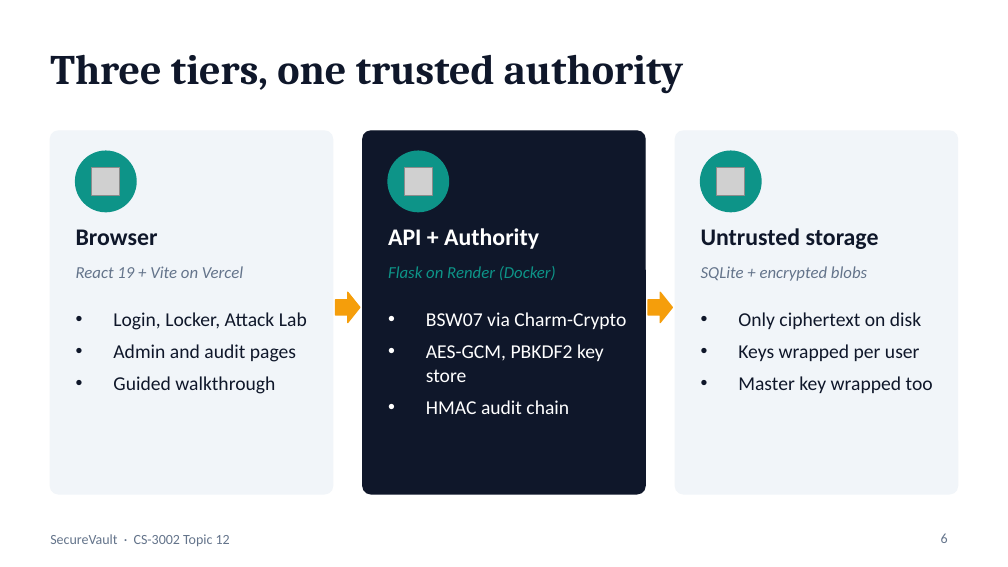
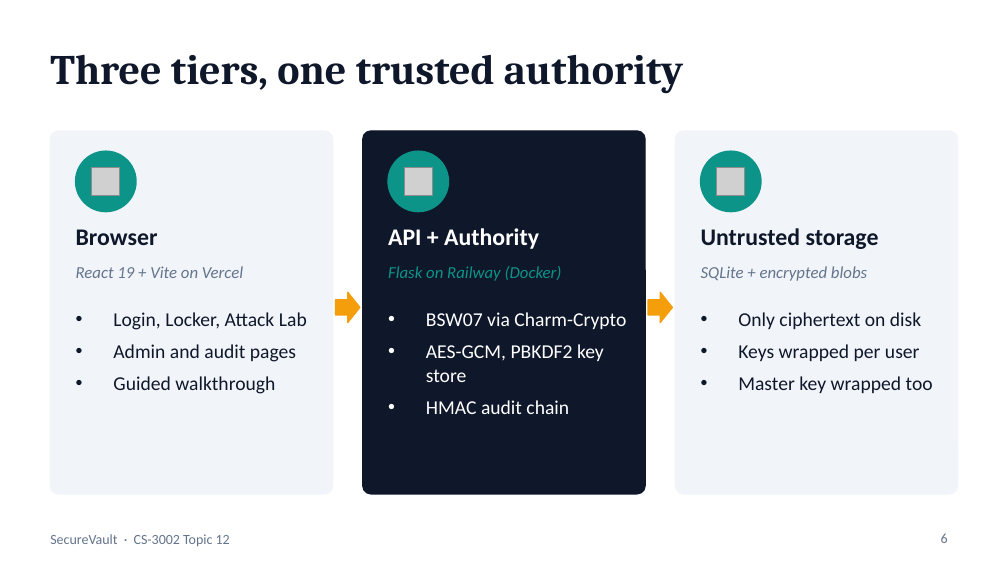
Before and after one commit to i242034-star/securevault, a slide deck: slide 6 of documentation_deliverables/SecureVault_Presentation.pptx. Drawn at 1008x567 pixels with LibreOffice and Linux fonts; fonts in the diff are those of the drawing; grey boxes stand for pictures. Boxes give left, top, right and bottom in pixels: in the first picture for what was removed or moved away, otherwise in the second. Text is boxed around its words. In the diff, an @@ line names an element or a change of style, - is before the commit and + after.

```diff
--- a/documentation_deliverables/SecureVault_Presentation.pptx
+++ b/documentation_deliverables/SecureVault_Presentation.pptx
@@ text at [388,266,562,281]: text changed @@
-Flask on Render (Docker)
+Flask on Railway (Docker)
```
Also in this commit, not shown: 2 other slides changed, 6 other files.
